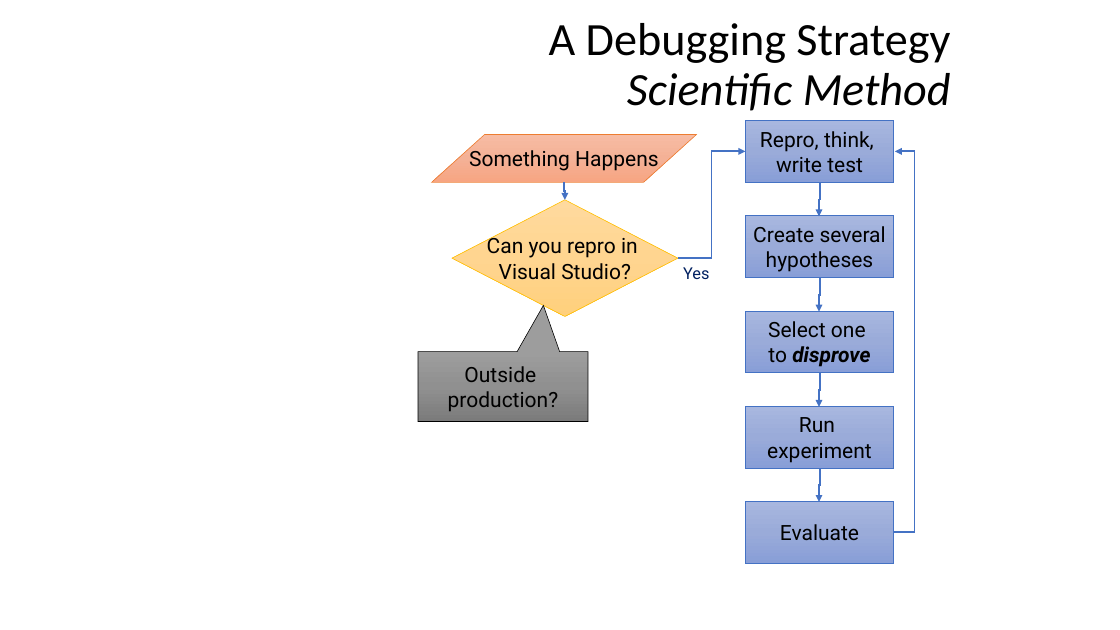
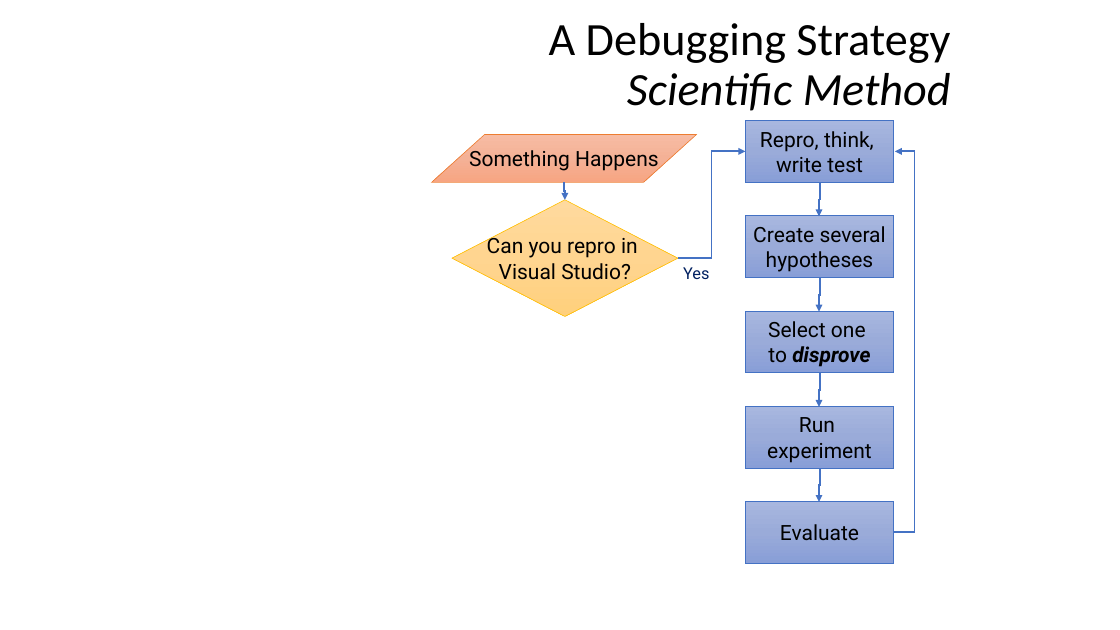
Before and after one commit to KathleenDollard/talks-debugging, a slide deck: slide 18 of Debugging.pptx (slide 19 before the commit). Drawn at 1120x630 pixels with LibreOffice and Linux fonts; fonts in the diff are those of the drawing. Boxes give left, top, right and bottom in pixels: in the first picture for what was removed or moved away, otherwise in the second. Text is boxed around its words. In the diff, an @@ line names an element or a change of style, - is before the commit and + after.

```diff
--- a/Debugging.pptx
+++ b/Debugging.pptx
@@ speech box removed at (418, 352, 588, 422) @@
-Outside
-production?
```
Also in this commit, not shown: 3 other slides changed, 1 slide removed.
